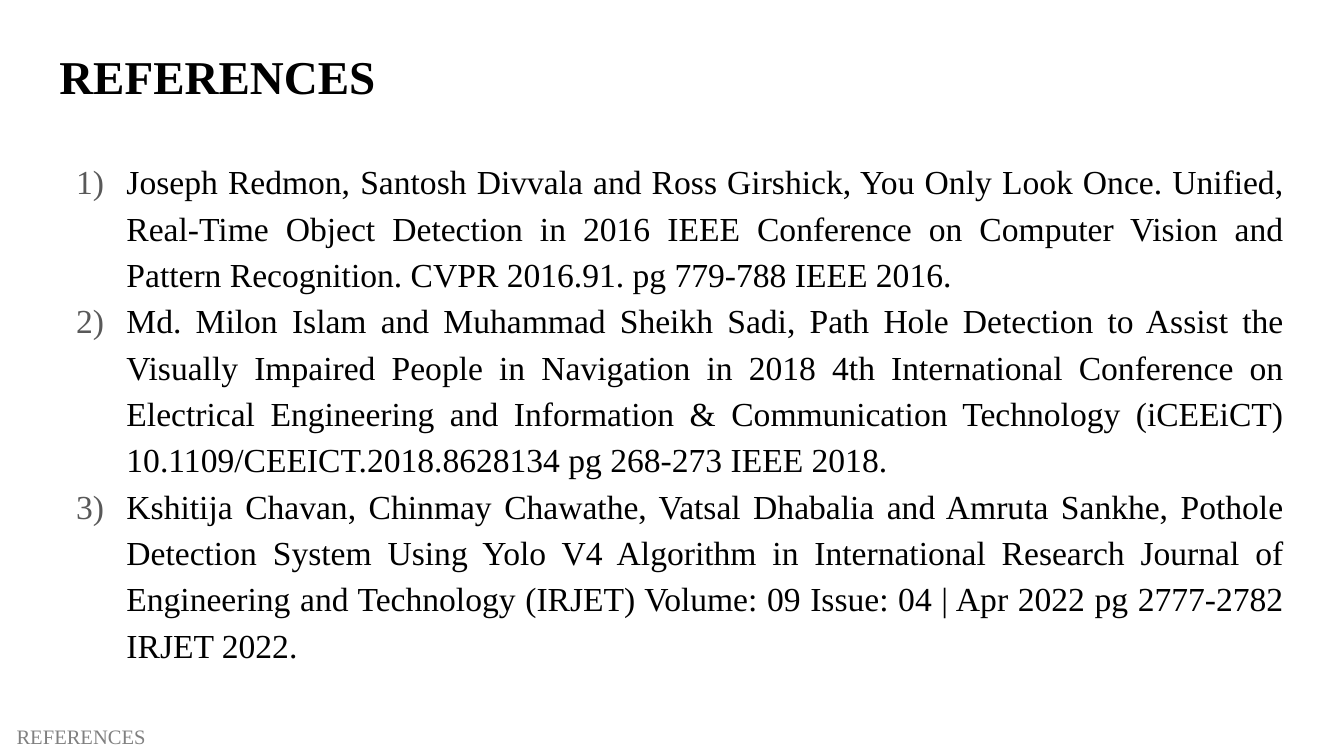
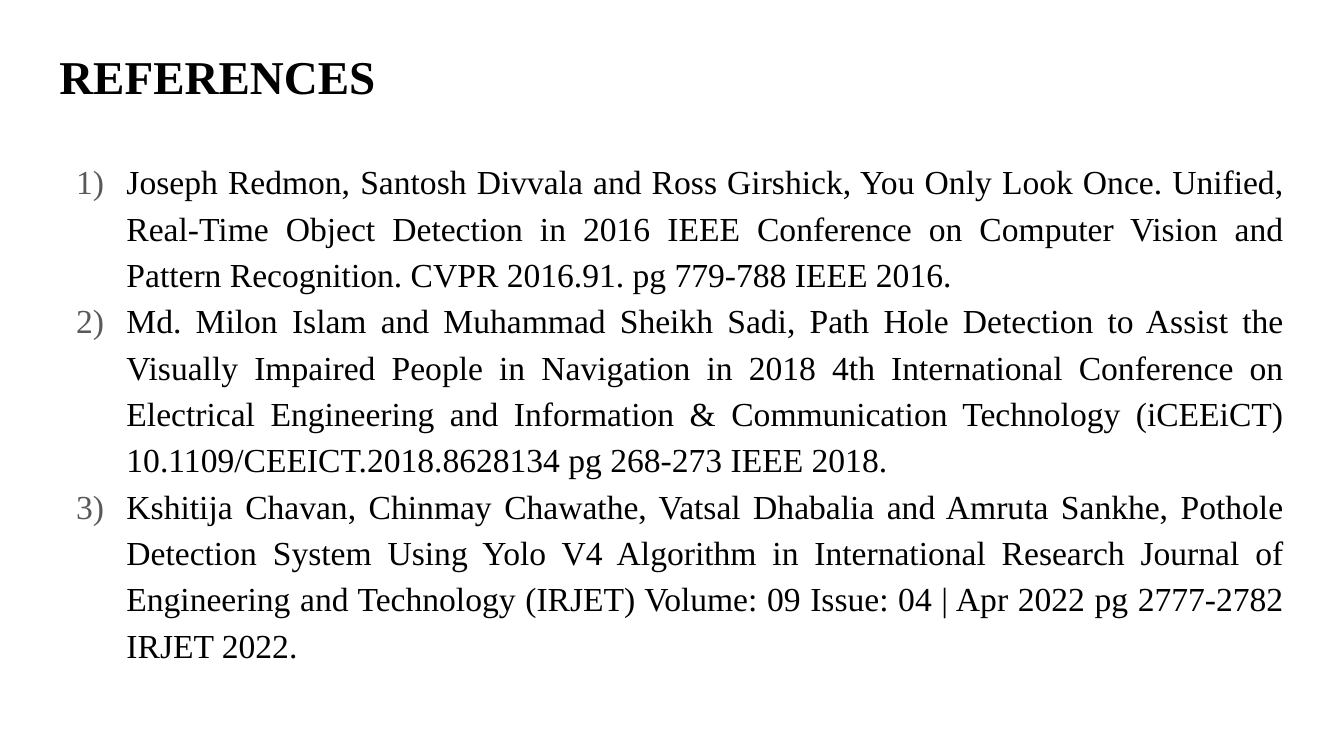
Before and after one commit to balajivijay-tech/project-blindly, a slide deck: slide 12 of presentation 1/POTHOLE DETECTION FOR VISUALLY IMPAIRED USING YOLO V1.pptx. Drawn at 1344x756 pixels with LibreOffice and Linux fonts; fonts in the diff are those of the drawing. Boxes give left, top, right and bottom in pixels: in the first picture for what was removed or moved away, otherwise in the second. Text is boxed around its words. In the diff, an @@ line names an element or a change of style, - is before the commit and + after.

```diff
--- a/presentation 1/POTHOLE DETECTION FOR VISUALLY IMPAIRED USING YOLO V1.pptx
+++ b/presentation 1/POTHOLE DETECTION FOR VISUALLY IMPAIRED USING YOLO V1.pptx
@@ text removed at (17, 730, 146, 744) @@
-REFERENCES
```
Also in this commit, not shown: 11 other slides changed.
